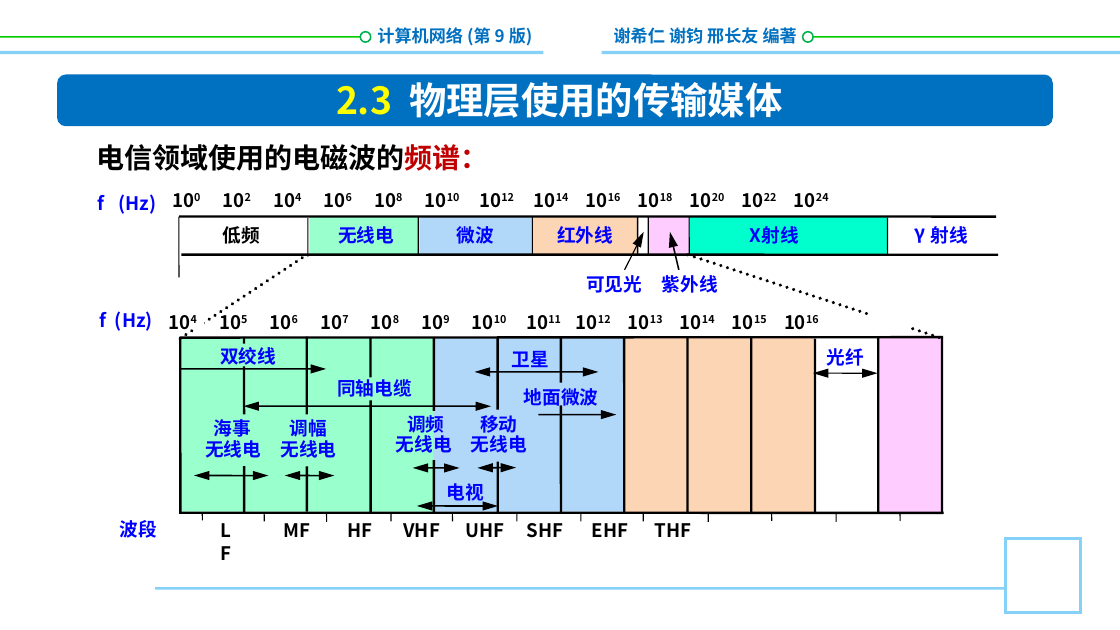
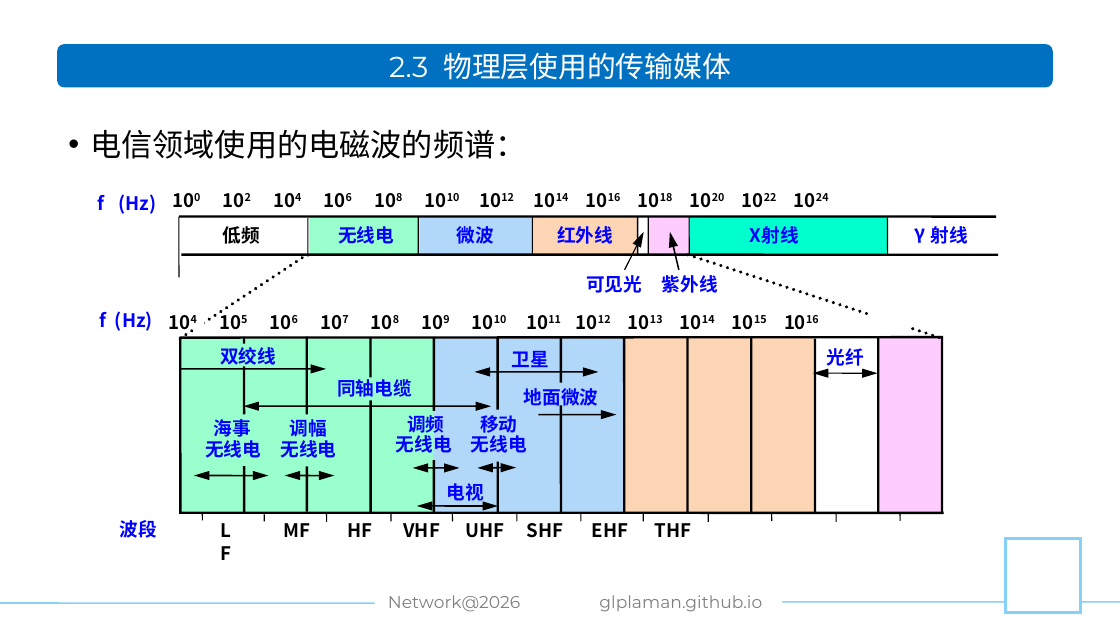
Before and after one commit to glplaman/glplaman.github.io, a slide deck: slide 26 of network/ppt/52785PPT课件/第2章.pptx. Drawn at 1120x630 pixels with LibreOffice and Linux fonts; fonts in the diff are those of the drawing; background and template pictures are left out. Boxes give left, top, right and bottom in pixels: in the first picture for what was removed or moved away, otherwise in the second. Text is boxed around its words. In the diff, an @@ line names an element or a change of style, - is before the commit and + after.

Commit message:
network

```diff
--- a/network/ppt/52785PPT课件/第2章.pptx
+++ b/network/ppt/52785PPT课件/第2章.pptx
@@ text removed at bbox=[377, 27, 533, 46] @@
-计算机网络 (第 9 版)
@@ rectangle removed at bbox=[543, 16, 601, 73] @@
@@ text removed at bbox=[614, 25, 797, 48] @@
-谢希仁 谢钧 邢长友 编著
@@ line removed from (0, 37) to (363, 37) @@
@@ line removed from (0, 53) to (1120, 53) @@
@@ rounded rectangle: place and size @@
-rounded rectangle at bbox=[57, 75, 1053, 127]
+rounded rectangle at bbox=[57, 44, 1053, 87]
@@ text "2.3 物理层使用的传输媒体": place and size @@
-text "2.3 物理层使用的传输媒体" at bbox=[336, 82, 782, 118]
+text "2.3 物理层使用的传输媒体" at bbox=[389, 52, 731, 80]
@@ text "2.3 物理层使用的传输媒体" at bbox=[389, 52, 731, 80]: size 24 to 18.5 pt, font Noto Sans CJK SC to Montserrat, bold off; text colour #FFFF00 to #FFFFFF in "2.3"; less space between paragraphs @@
@@ ellipse removed at bbox=[361, 31, 371, 41] @@
@@ ellipse removed at bbox=[803, 31, 813, 41] @@
@@ line removed from (805, 37) to (1120, 37) @@
@@ text "电信领域使用的电磁波的频谱：": place and size @@
-text "电信领域使用的电磁波的频谱：" at bbox=[97, 144, 489, 171]
+text "电信领域使用的电磁波的频谱：" at bbox=[90, 129, 526, 159]
@@ text "电信领域使用的电磁波的频谱：" at bbox=[90, 129, 526, 159]: size 18 to 20 pt, font Noto Sans CJK SC to Montserrat, bold off; text colour #C00000 to #000000 in "电信领域使用的电磁波的频谱："; bullet none to •; line spacing 27pt to 30pt @@
@@ line removed from (156, 588) to (1006, 588) @@
@@ text added at bbox=[388, 595, 520, 612], 11 pt, text #808080 @@
+Network@2026
@@ text added at bbox=[599, 595, 762, 612], 11 pt, text #808080 @@
+glplaman.github.io
@@ line added from (0, 603) to (396, 603), #85D1F7 1 pt @@
@@ line added from (724, 601) to (1120, 601), #85D1F7 1 pt @@
```
Also in this commit, not shown: 76 other slides changed, 8 other files.
